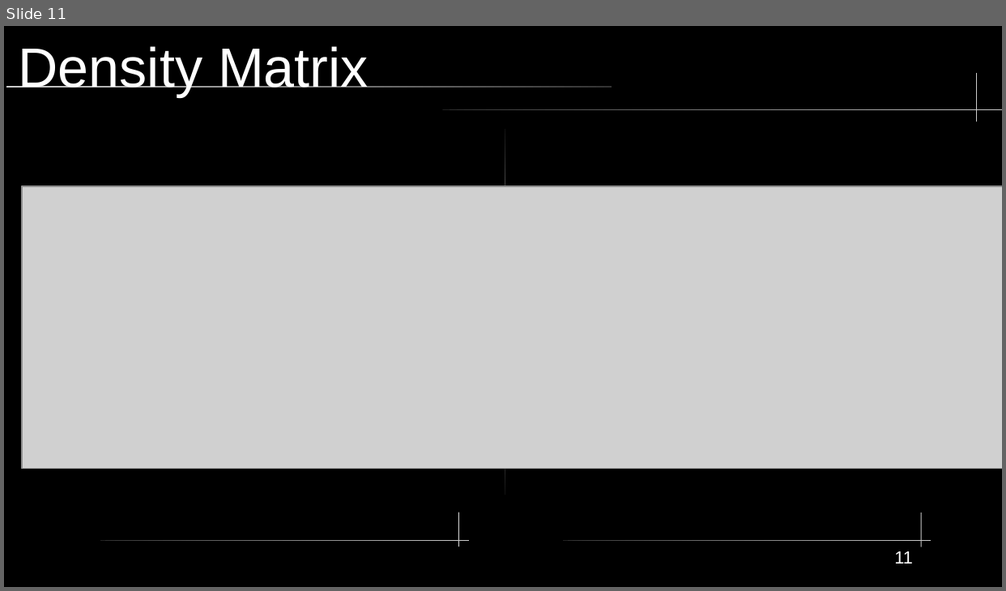
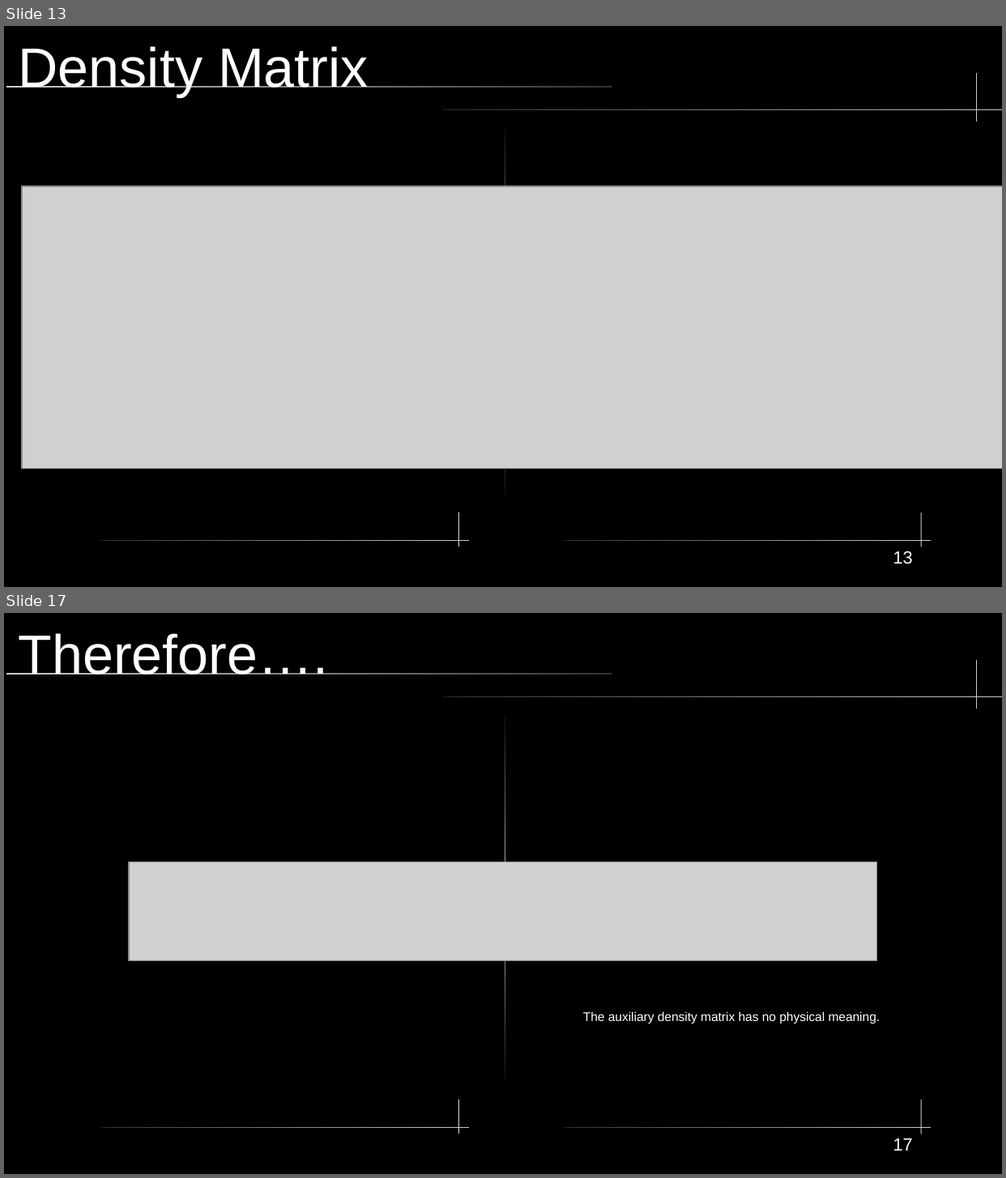
Before and after one commit to SanderStammbach/Sanders-Studium, a slide deck: vortrag1-heom/Powerpoint.odp. Shown one above the other, each under a label of ours: slide 11 before the commit, slides 13 and 17 after it; the slides between them are not shown. The pictures are 1006x591 and 1006x1178 pixels, drawn with LibreOffice and Linux fonts; fonts in the diff are those of the drawing; grey boxes stand for pictures; background and template pictures are left out. Boxes give left, top, right and bottom in pixels: in the first picture for what was removed or moved away, otherwise in the second. Text is boxed around its words. In the diff, an @@ line names an element or a change of style, - is before the commit and + after.

```diff
--- a/vortrag1-heom/Powerpoint.odp
+++ b/vortrag1-heom/Powerpoint.odp
@@ slide 17 added at (4, 613, 1002, 1174), background #000000; not listed: 8 template elements that a slide beside it also shows @@
@@ title added at (19, 633, 329, 675), 44 pt, text #FFFFFF @@
+Therefore….
@@ picture added at (129, 863, 878, 961) @@
@@ text added at (583, 1012, 880, 1024), 10 pt, text #FFFFFF @@
+The auxiliary density matrix has no physical meaning.
@@ page number added at (893, 1139, 913, 1151), 14 pt, text #FFFFFF @@
+17
@@ what was slide 11 is now slide 13 @@
@@ page number at (893, 552, 913, 565): text changed @@
-11
+13
```
Also in this commit, not shown: 9 slides changed, 10 other slides added, 2 slides removed, 1 other file.
